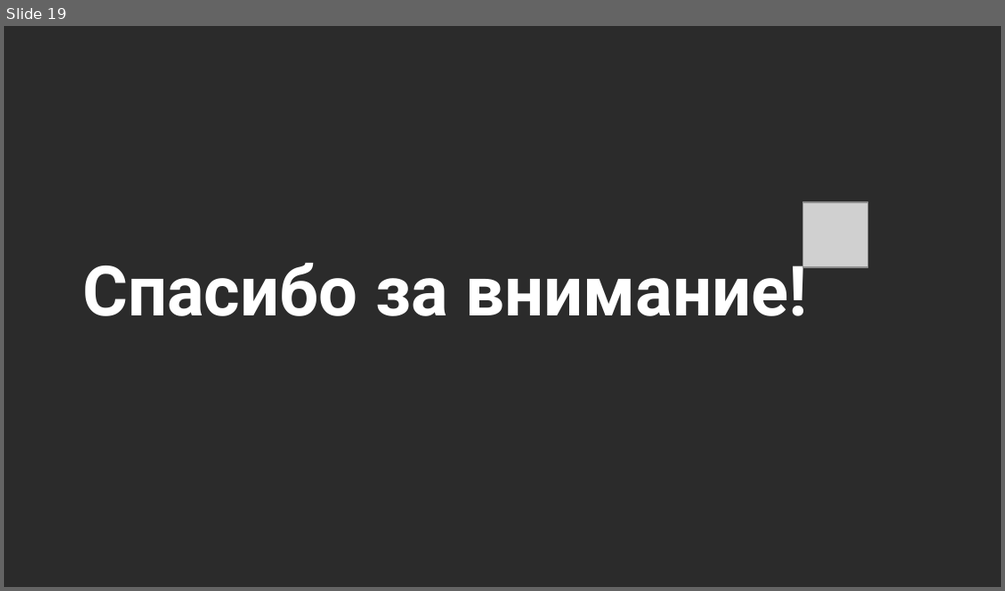
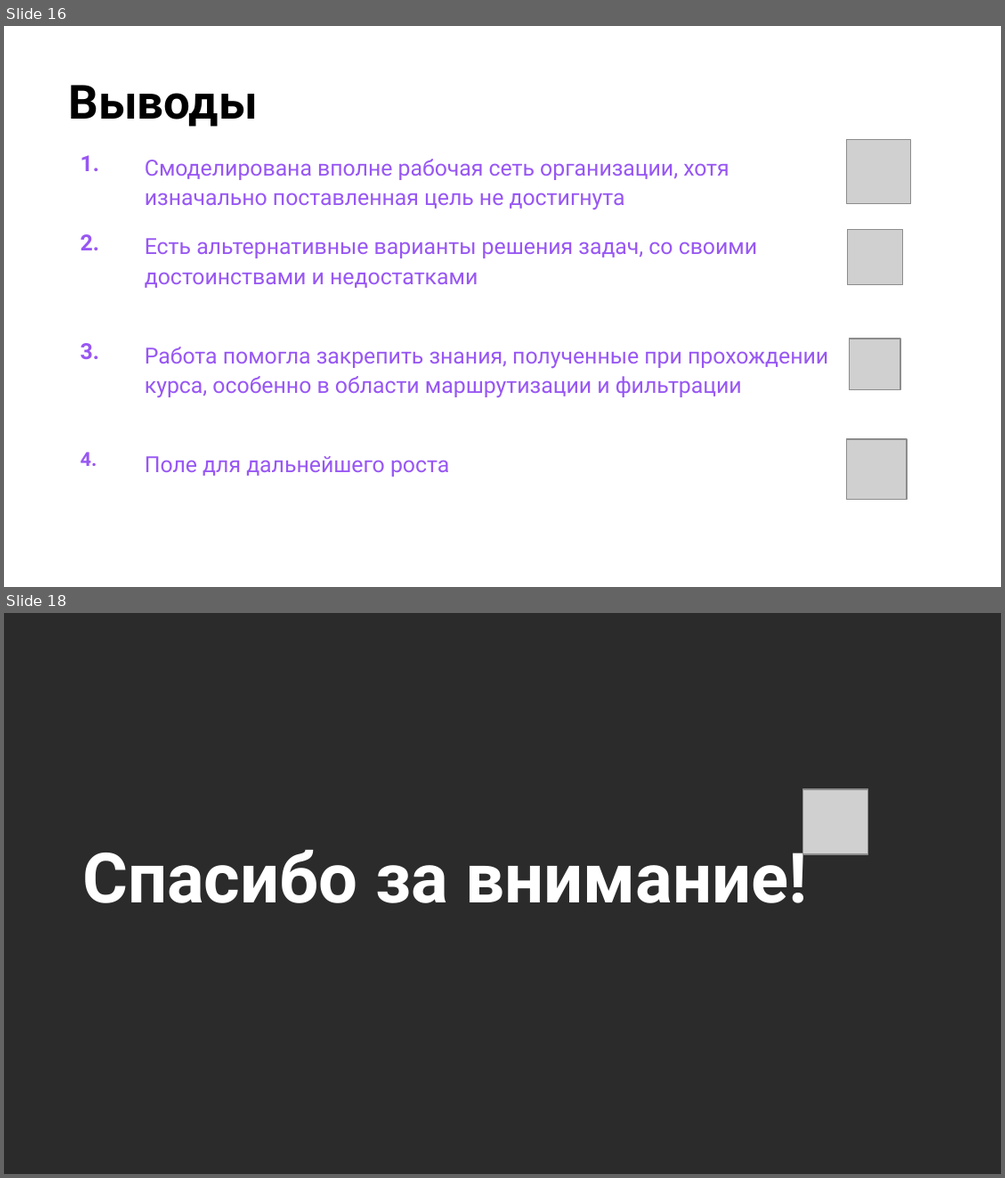
Before and after one commit to FrozenViking13/OTUS_NE, a slide deck: OTUS_NE_PROF/Project/Презентация Вельдин А NetEngProf.pptx. Shown one above the other, each under a label of ours: slide 19 before the commit, slides 16 and 18 after it; the slides between them are not shown. The pictures are 1005x591 and 1005x1178 pixels, drawn with LibreOffice and Linux fonts; fonts in the diff are those of the drawing; grey boxes stand for pictures; background and template pictures are left out; a plain dark background stands for a picture behind light text. Boxes give left, top, right and bottom in pixels: in the first picture for what was removed or moved away, otherwise in the second. Text is boxed around its words. In the diff, an @@ line names an element or a change of style, - is before the commit and + after.

```diff
--- a/OTUS_NE_PROF/Project/Презентация Вельдин А NetEngProf.pptx
+++ b/OTUS_NE_PROF/Project/Презентация Вельдин А NetEngProf.pptx
@@ slide 16 added at box(4, 26, 1001, 587), background picture (left out) @@
@@ title added at box(68, 85, 257, 127), 34 pt, text #000000, bold @@
+Выводы
@@ table added at box(59, 142, 868, 507), 4 rows, 2 columns @@
+1. | Смоделирована вполне рабочая сеть организации, хотя изначально поставленная цель не достигнута
+2. | Есть альтернативные варианты решения задач, со своими достоинствами и недостатками
+3. | Работа помогла закрепить знания, полученные при прохождении курса, особенно в области маршрутизации и фильтрации
+4. | Поле для дальнейшего роста
@@ picture added at box(846, 140, 910, 203) @@
@@ picture added at box(848, 229, 903, 285) @@
@@ picture added at box(850, 339, 900, 390) @@
@@ picture added at box(846, 439, 906, 499) @@
@@ what was slide 19 is now slide 18 @@
```
Also in this commit, not shown: 2 slides changed, 2 slides removed, 3 other files.
